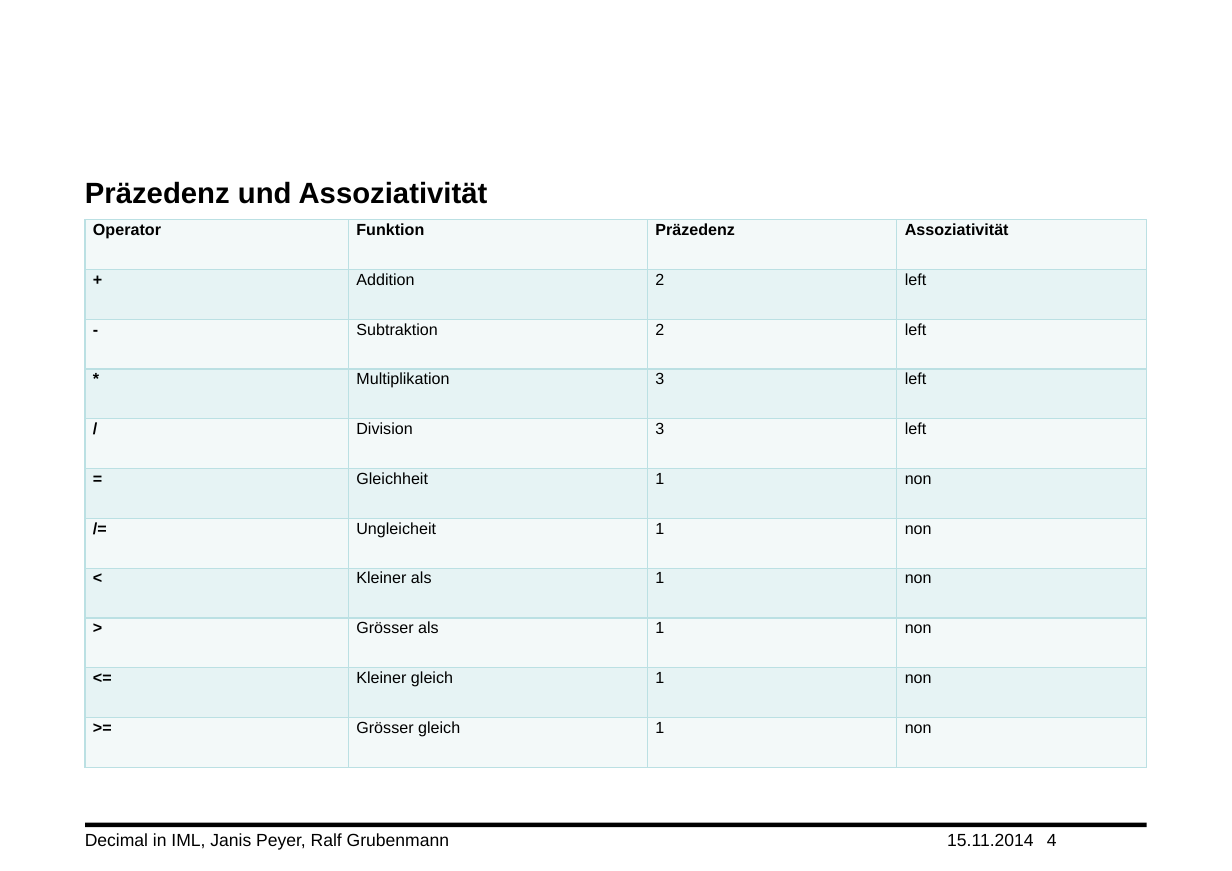
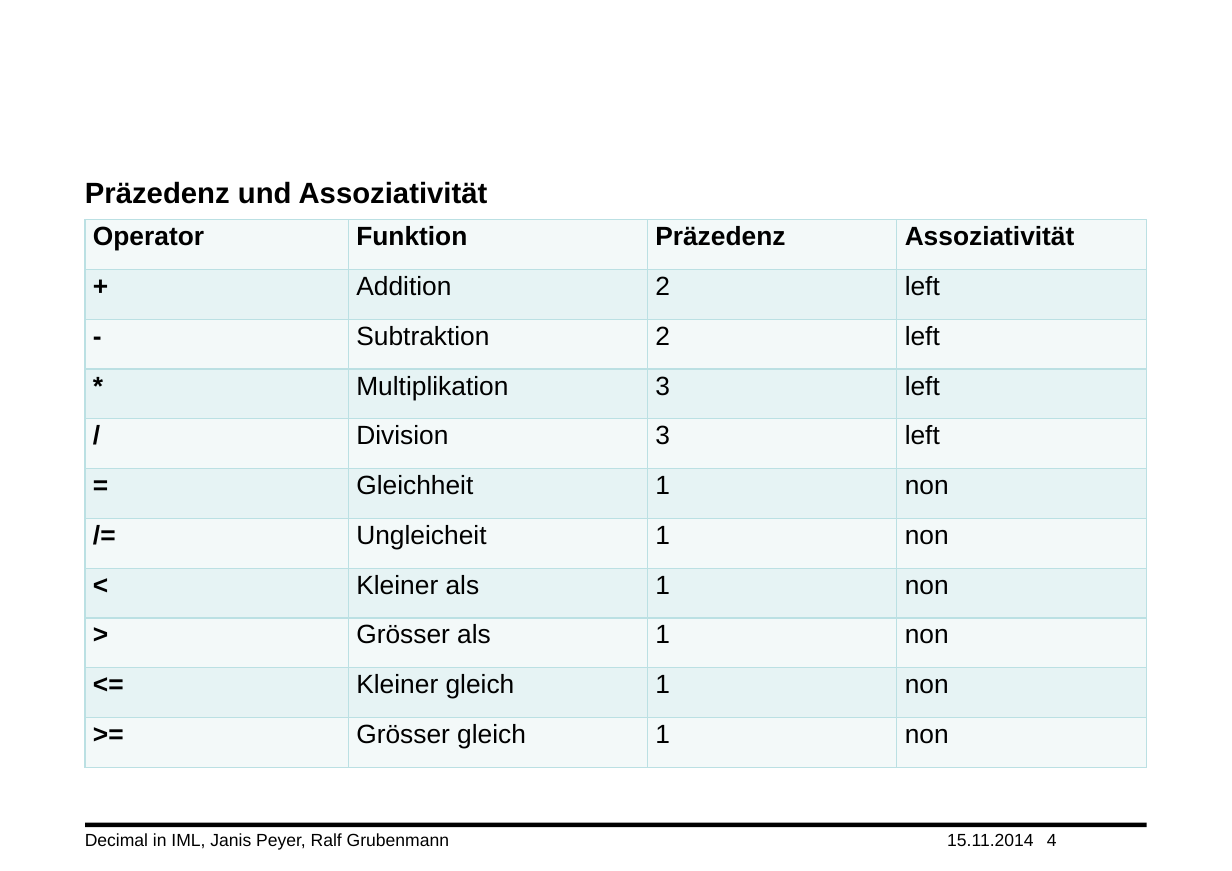
Before and after one commit to TheJP/cpib, a slide deck: slide 4 of Documents/Decimal Datentyp in IML.pptx. Drawn at 1232x871 pixels with LibreOffice and Linux fonts; fonts in the diff are those of the drawing; background and template pictures are left out. Boxes give left, top, right and bottom in pixels: in the first picture for what was removed or moved away, otherwise in the second. Text is boxed around its words. In the diff, an @@ line names an element or a change of style, - is before the commit and + after.

```diff
--- a/Documents/Decimal Datentyp in IML.pptx
+++ b/Documents/Decimal Datentyp in IML.pptx
@@ table at box(85, 220, 1148, 768) @@
@@ size 11 to 18 pt @@
```
Also in this commit, not shown: 2 other slides changed, 2 other files.
